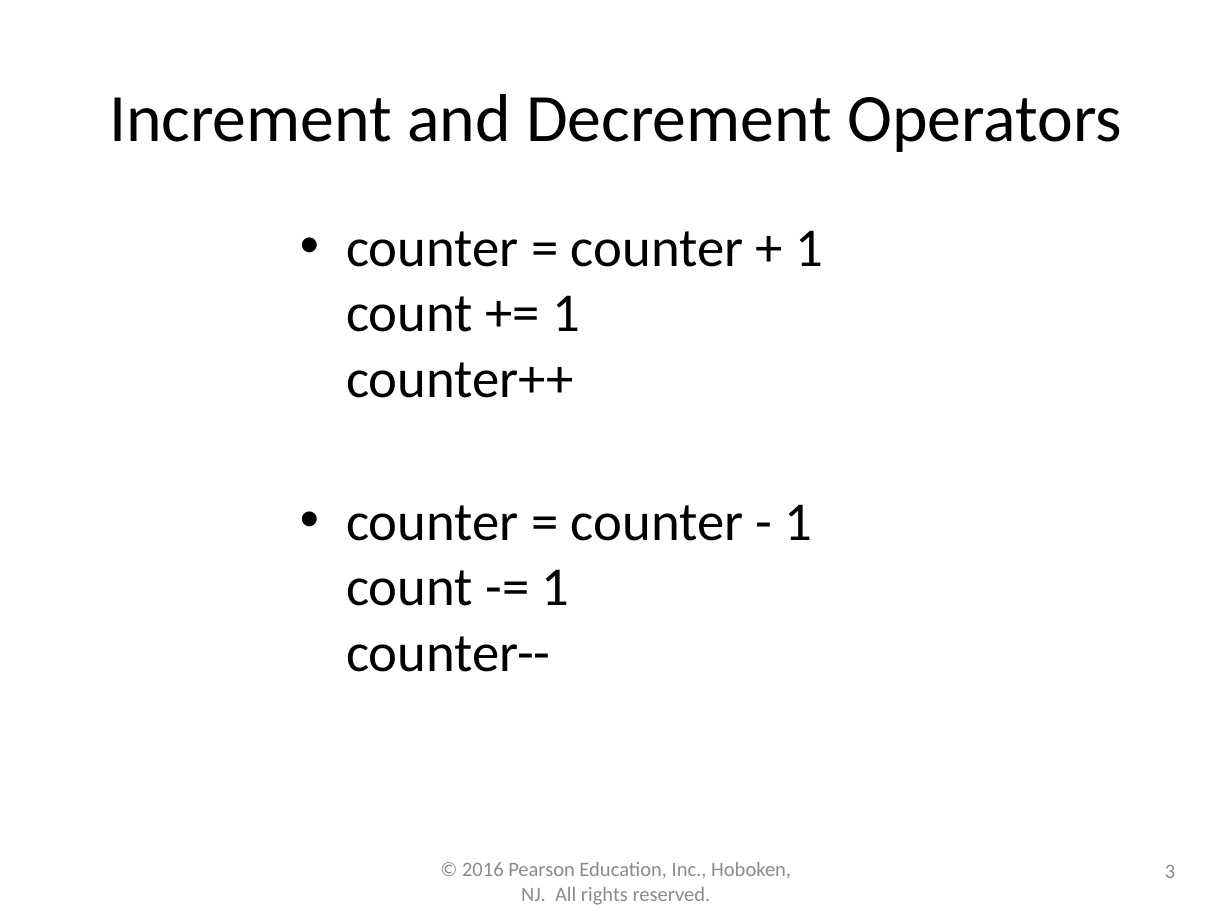
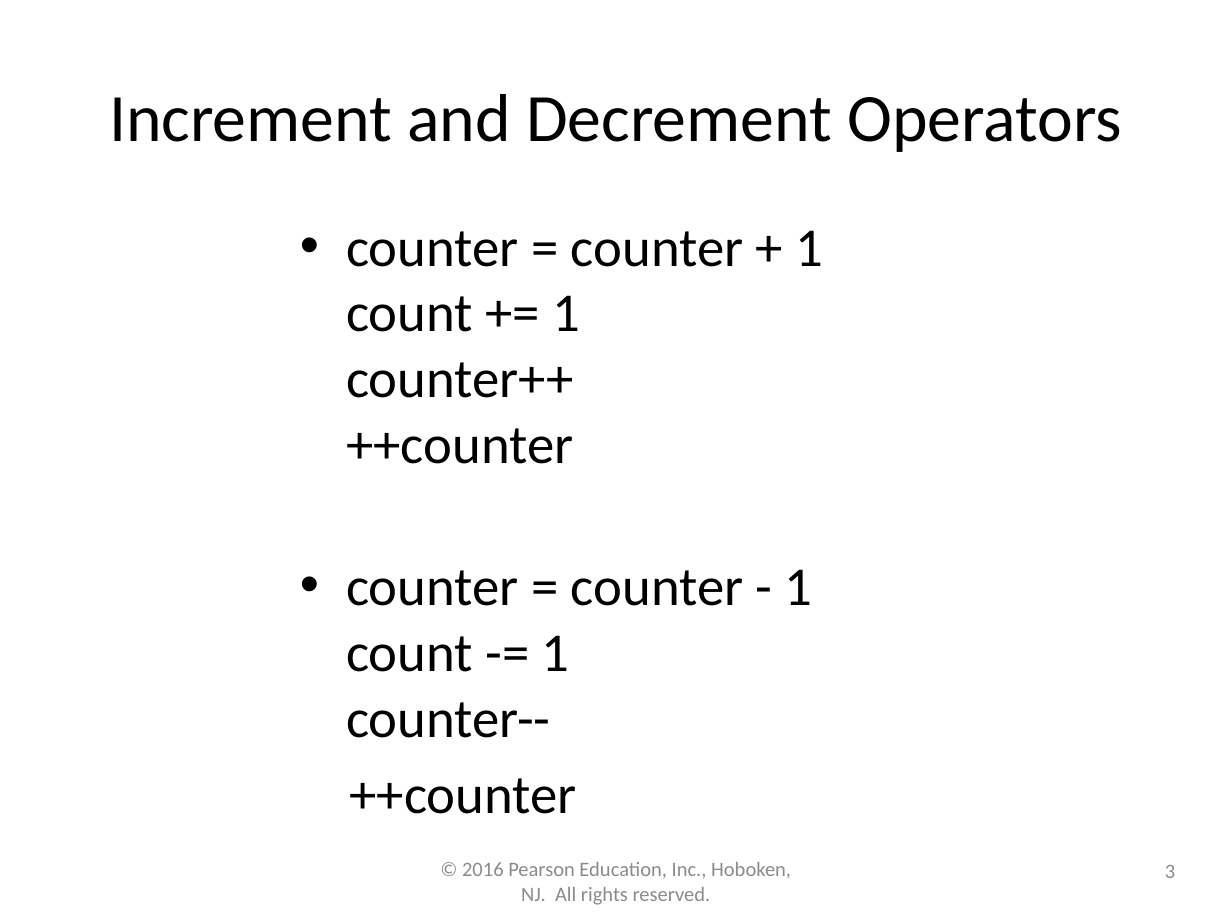
Before and after one commit to lgw2/lgw2.github.io, a slide deck: slide 3 of _teaching/csci112-fall-2023/lectures/ppts/Chapter5.pptx. Drawn at 1232x924 pixels with LibreOffice and Linux fonts; fonts in the diff are those of the drawing. Boxes give left, top, right and bottom in pixels: in the first picture for what was removed or moved away, otherwise in the second. Text is boxed around its words. In the diff, an @@ line names an element or a change of style, - is before the commit and + after.

```diff
--- a/_teaching/csci112-fall-2023/lectures/ppts/Chapter5.pptx
+++ b/_teaching/csci112-fall-2023/lectures/ppts/Chapter5.pptx
@@ text at (x1=346, y1=230, x2=823, y2=464): text changed @@
-• counter = counter + 1
-  count += 1
-  counter++
+• counter = counter + 1
+  count += 1
+  counter++
+  ++counter
@@ text at (x1=349, y1=778, x2=577, y2=814): paragraph added @@
+++counter
```
Also in this commit, not shown: 3 other slides changed, 4 slides removed, 3 other files.
